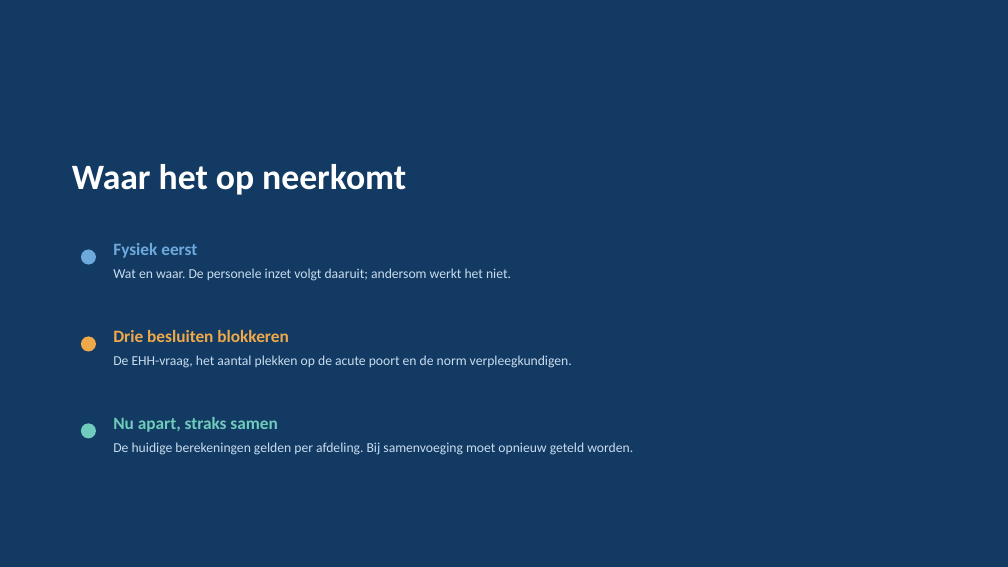
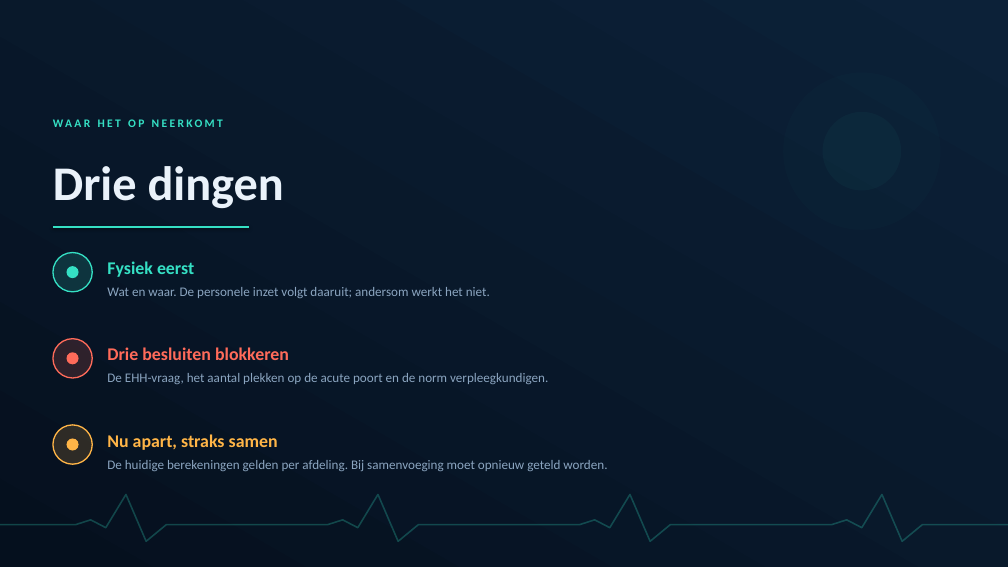
Before and after one commit to maximvn/maxi, a slide deck: slide 26 of docs/whiteboard/Acute-poort-en-Hotfloor.pptx (slide 23 before the commit). Drawn at 1008x567 pixels with LibreOffice and Linux fonts; fonts in the diff are those of the drawing. Boxes give left, top, right and bottom in pixels: in the first picture for what was removed or moved away, otherwise in the second. Text is boxed around its words. In the diff, an @@ line names an element or a change of style, - is before the commit and + after.

```diff
--- a/docs/whiteboard/Acute-poort-en-Hotfloor.pptx
+++ b/docs/whiteboard/Acute-poort-en-Hotfloor.pptx
@@ rectangle at bbox=[0, 0, 1008, 567]: fill #123A63 to gradient #05101E to #0C2138 @@
@@ ellipse added at bbox=[783, 73, 941, 230], fill #35E0C4 at 2% opacity @@
@@ ellipse added at bbox=[823, 112, 901, 191], fill #35E0C4 at 4% opacity @@
@@ text added at bbox=[53, 166, 284, 208], 46 pt, text #EAF2FA, bold @@
+Drie dingen
@@ text at bbox=[72, 164, 406, 195]: text changed; size 34 to 11 pt; text colour #FFFFFF to #35E0C4 @@
-Waar het op neerkomt
+WAAR HET OP NEERKOMT
@@ line added from (53, 227) to (250, 227), #35E0C4 2 pt @@
@@ ellipse added at bbox=[53, 253, 92, 292], fill #35E0C4 at 16% opacity, outline #35E0C4 1.25 pt @@
@@ ellipse: place and size @@
-ellipse at bbox=[81, 250, 96, 265]
+ellipse at bbox=[67, 266, 79, 278]
@@ ellipse at bbox=[67, 266, 79, 278]: fill #6DA9DC to #35E0C4 @@
@@ text "Fysiek eerst": place and size @@
-text "Fysiek eerst" at bbox=[113, 243, 197, 258]
+text "Fysiek eerst" at bbox=[107, 261, 194, 277]
@@ text "Fysiek eerst" at bbox=[107, 261, 194, 277]: size 16.5 to 17 pt, text colour #6DA9DC to #35E0C4 @@
@@ size 13 to 12.5 pt, text colour #C9DCEE to #8BA5C0; line spacing 1.2 to 1.25 in 3 elements at bbox=[107, 460, 607, 471], bbox=[107, 373, 548, 384], bbox=[107, 287, 490, 298] @@
@@ text "Wat en waar. De personele ...": place and size @@
-text "Wat en waar. De personele ..." at bbox=[113, 268, 511, 281]
+text "Wat en waar. De personele ..." at bbox=[107, 287, 490, 298]
@@ ellipse added at bbox=[53, 339, 92, 378], fill #FF6B5A at 16% opacity, outline #FF6B5A 1.25 pt @@
@@ ellipse: place and size @@
-ellipse at bbox=[81, 337, 96, 352]
+ellipse at bbox=[67, 352, 79, 364]
@@ ellipse at bbox=[67, 352, 79, 364]: fill #F0A94A to #FF6B5A @@
@@ text "Drie besluiten blokkeren": place and size @@
-text "Drie besluiten blokkeren" at bbox=[113, 330, 288, 342]
+text "Drie besluiten blokkeren" at bbox=[107, 347, 289, 360]
@@ text "Drie besluiten blokkeren" at bbox=[107, 347, 289, 360]: size 16.5 to 17 pt, text colour #F0A94A to #FF6B5A @@
@@ text "De EHH-vraag, het aantal plekken ...": place and size @@
-text "De EHH-vraag, het aantal plekken ..." at bbox=[113, 355, 572, 368]
+text "De EHH-vraag, het aantal plekken ..." at bbox=[107, 373, 548, 384]
@@ ellipse added at bbox=[53, 425, 92, 464], fill #FFB547 at 16% opacity, outline #FFB547 1.25 pt @@
@@ ellipse: place and size @@
-ellipse at bbox=[81, 423, 96, 439]
+ellipse at bbox=[67, 439, 79, 451]
@@ ellipse at bbox=[67, 439, 79, 451]: fill #6FCBBB to #FFB547 @@
@@ text "Nu apart, straks samen": place and size @@
-text "Nu apart, straks samen" at bbox=[113, 417, 277, 432]
+text "Nu apart, straks samen" at bbox=[107, 434, 278, 450]
@@ text "Nu apart, straks samen" at bbox=[107, 434, 278, 450]: size 16.5 to 17 pt, text colour #6FCBBB to #FFB547 @@
@@ text "De huidige berekeningen gelden per ...": place and size @@
-text "De huidige berekeningen gelden per ..." at bbox=[113, 442, 633, 455]
+text "De huidige berekeningen gelden per ..." at bbox=[107, 460, 607, 471]
@@ freeform shape added at bbox=[0, 495, 1008, 541], outline #35E0C4 1.5 pt @@
```
Also in this commit, not shown: 19 other slides changed, 6 slides added, 3 slides removed, 5 other files.
